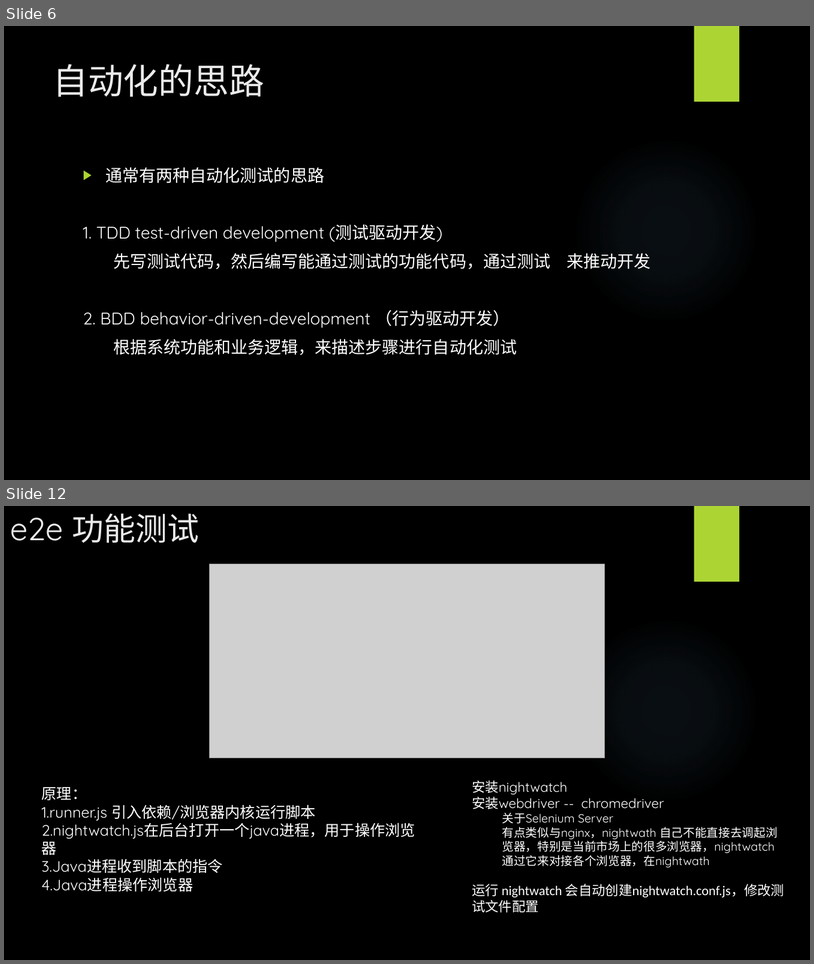
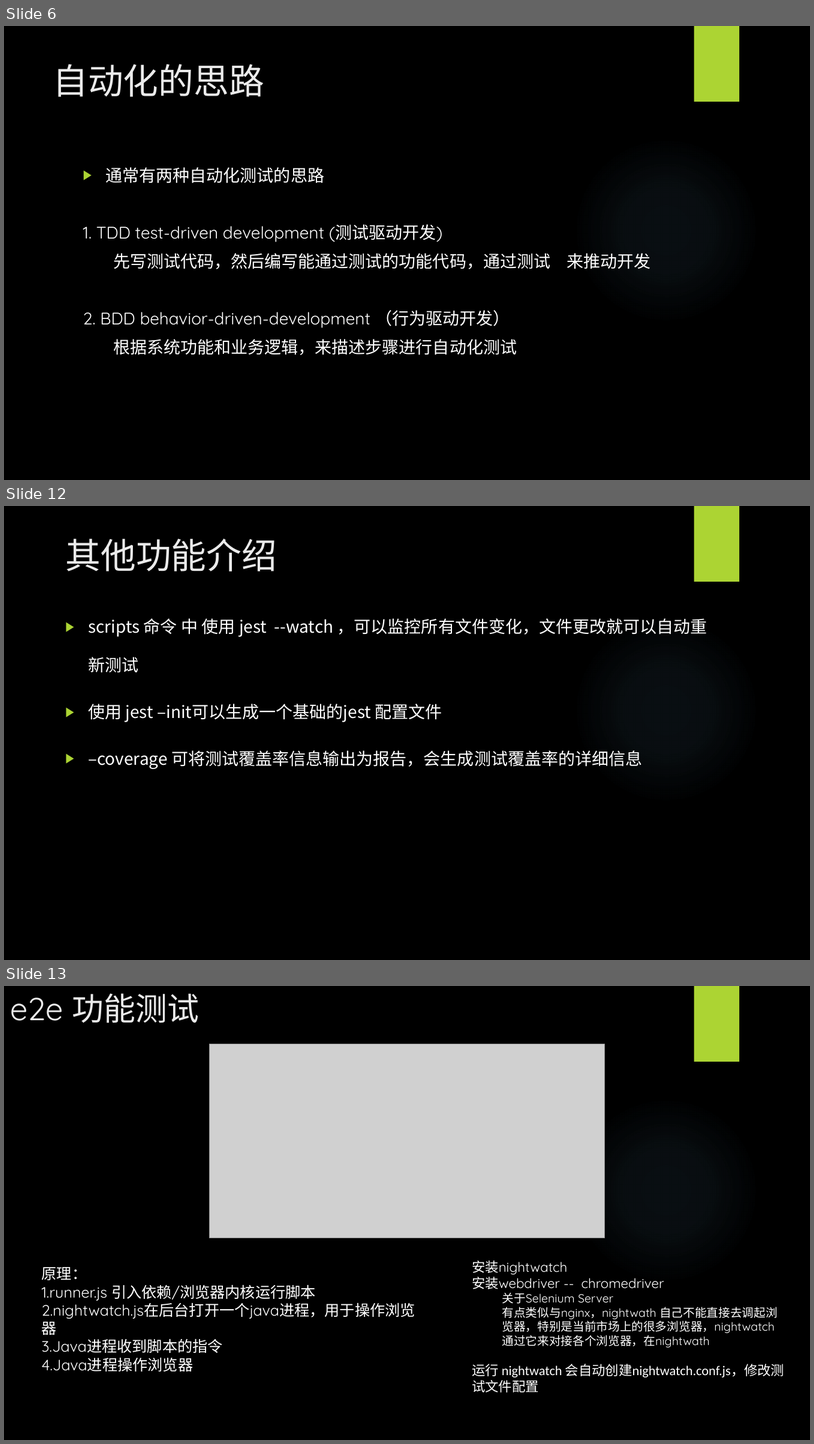
Before and after one commit to WangEbo/auto-test, a slide deck: 王博书的分享/自动化测试.pptx. Shown one above the other, each under a label of ours: slides 6 and 12 before the commit, slides 6, 12 and 13 after it; the slides between them are not shown. The pictures are 814x964 and 814x1444 pixels, drawn with LibreOffice and Linux fonts; fonts in the diff are those of the drawing; grey boxes stand for pictures; background and template pictures are left out. Boxes give left, top, right and bottom in pixels: in the first picture for what was removed or moved away, otherwise in the second. Text is boxed around its words. In the diff, an @@ line names an element or a change of style, - is before the commit and + after.

```diff
--- a/王博书的分享/自动化测试.pptx
+++ b/王博书的分享/自动化测试.pptx
@@ slide 12 added at <box>4,506,810,960</box>, background picture (left out); not listed: 2 template elements that a slide beside it also shows @@
@@ title added at <box>65,538,277,571</box>, 42 pt, text #EBEBEB @@
+其他功能介绍
@@ text added at <box>88,618,708,769</box>, 20 pt, text #FFFFFF @@
+▶ scripts 命令 中 使用 jest --watch ，可以监控所有文件变化，文件更改就可以自动重新测试
+▶ 使用 jest –init可以生成一个基础的jest 配置文件
+▶ –coverage 可将测试覆盖率信息输出为报告，会生成测试覆盖率的详细信息
@@ what was slide 12 is now slide 13 @@
```
Also in this commit, not shown: 6 slides changed.
